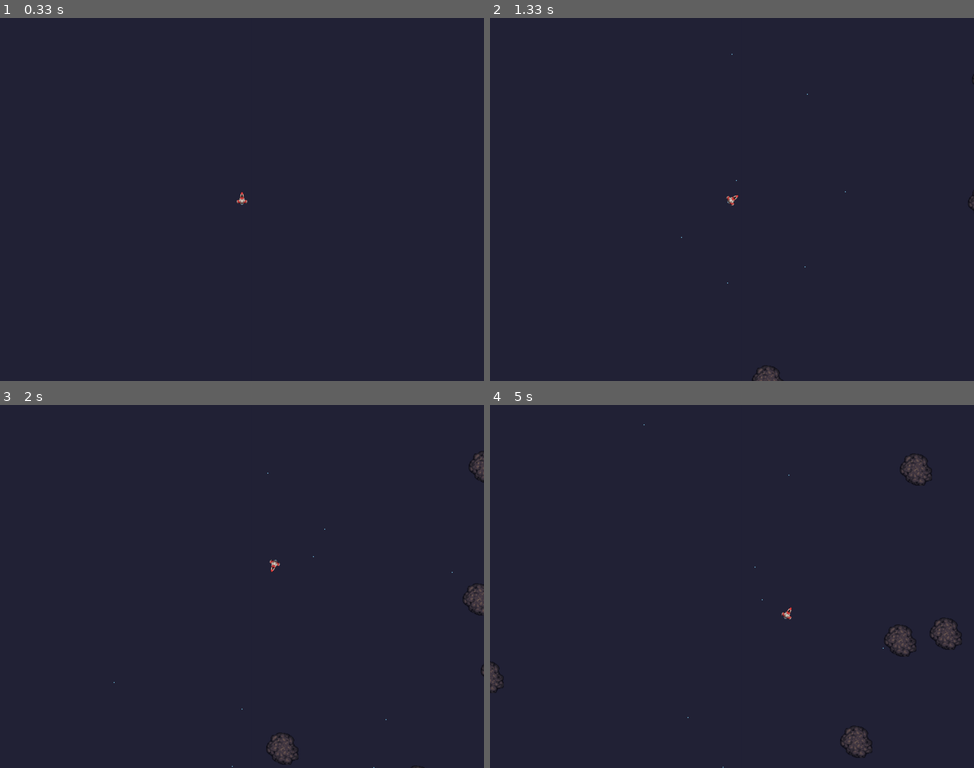
Above: before the commit, frames 1-4 (two rows, left to right).
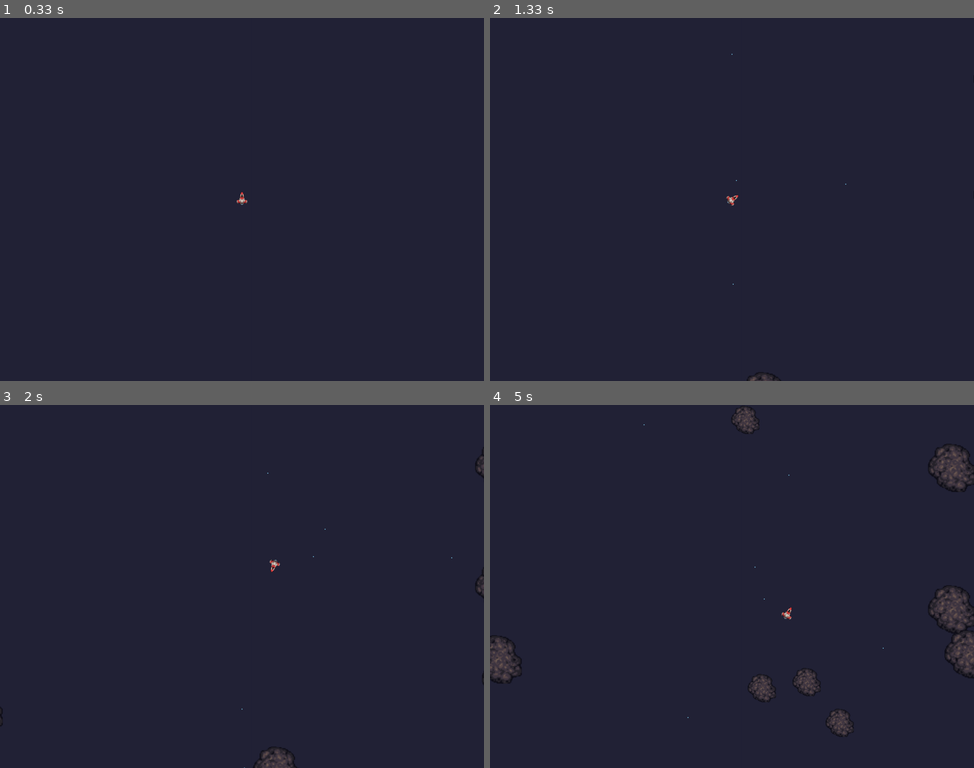
Above: after the commit, the same moments.

Repository: mattstoneham/Pygame
Game: pygame game, started from asteroids/asteroids.py
The game is run twice, just before and just after one commit, with the same random seed, the same clock (stepped at 60 frames per second) and the same inputs.
Inputs:
- Up to frame 1 (0.33 s): no input
- Up to frame 2 (1.33 s): hold Space 0.33-0.8 s; hold D 0.33-0.8 s; hold D 0.83-1.3 s; tap Space at 0.9, 1.2 s
- Up to frame 3 (2 s): hold W 1.33-1.63 s; tap Space at 1.4, 1.73 s; hold D from 1.67 s (still down)
- Up to frame 4 (5 s): tap Space at 2.03, 2.23, 2.53, 2.8, 3.1, 3.23, 3.63, 3.93, 4.3, 4.6, 4.8 s; release D at 2.13 s; hold A 2.17-2.7 s; hold A 2.73-3.13 s; hold W 3.17-3.53 s; hold D 3.57-4.2 s; hold A 4.23-4.7 s; hold D from 4.73 s (still down)

Frame 1 is identical in both runs. In frame 2, 0.1% of the frame differs, in the area x 39-100%, y 15-100%; in frame 3, 0.6%; in frame 4, 3.2%, in the area x 0-100%, y 0-100%.

Commit message:
Asteroids now spawn four smaller ones on death for first two stages, with min/max motion vectors scaled so smaller ones have a higher velocity

Diff:
--- a/asteroids/asteroids.py
+++ b/asteroids/asteroids.py
@@ -4,10 +4,6 @@
 from pygame.locals import *
 import numpy as np
 import random
-
-
-
-
 
 
 # global variables
@@ -20,7 +16,7 @@
 projectile_sprites = pygame.sprite.Group()
 
 
-class Window():
+class Window(object):
 
     DISPLAYSURF = ''
     WINDOWSIZE=(1200, 900)
@@ -32,7 +28,6 @@
 
     def get_center(self):
         return (int(self.WINDOWSIZE[0] / 2), int(self.WINDOWSIZE[1] / 2))
-
 
 
 class SpaceObject(pygame.sprite.Sprite):
@@ -61,7 +56,6 @@
         self.image = self.image_original.copy()
 
         self.rebuild() # reset rect, radius and screen wrap padding values to new loaded image
-
 
     def rebuild(self):  # rebuilds sprite details - rect, radius and screen wrap padding
         self.rect = self.image.get_rect()
@@ -73,11 +67,8 @@
         else:
             self.radius = rectsize[1] / 2
 
-
     def on_health_zero(self):
         pygame.sprite.Sprite.kill(self)
-
-
 
     def on_collide(self, colliding_object, callback=True):
         # what to do when a collision is detected
@@ -87,7 +78,6 @@
         if callback:
             colliding_object.on_collide(self, callback=False)
 
-
     def collision_check(self, objects=[]):
         # checks for collisions against sprites in passed list
         for object in objects:
@@ -95,9 +85,6 @@
                 #print('collision event: {0} {1}'.format(self, object))
                 self.on_collide(colliding_object=object)
                 break  # run no further collision checks if collide detected
-
-
-
 
     def set_wraparound(self):
         # wraparound behaviour, false by default. This method can be overwritten to modify this (see Asteroid class)
@@ -125,7 +112,6 @@
             # unless heath has dropped to zero or below
             print('{0} health reached zero'.format(self))
             self.on_health_zero()
-
 
 
 class Player(pygame.sprite.Sprite):
@@ -156,7 +142,7 @@
         self.rotate_step = self.MIN_ROTATION_STEP
         self.last_rotate_direction = None
         self.last_fire = 0 # time in milliseconds since last fired
-        self.fire_speed = 100 # interval in millisecond between firing
+        self.firing_interval = 200 # interval in millisecond between firing
         self.projectile_speed = 3  # speed of fired projectile
 
         self.window = window  # store a link to the window obj so we can query info about it
@@ -207,7 +193,7 @@
 
     def update(self):
 
-    # update rotation
+        # update rotation
         # decay the rotation step
         self.rotate_step = (self.rotate_step / 100) * self.ROTATION_DECAY
         self.rotate_step = np.clip(self.rotate_step, self.MIN_ROTATION_STEP, self.MAX_ROTATION_STEP)
@@ -222,9 +208,7 @@
         self.rect.center = old_center  # ... and position it in the same center as the previous one
         self.image.set_colorkey(COLOURS['BLACK'])  # new image, so need to colour key
 
-
-    # update position
-
+        # update position
         # decay the main vector
         self.motion_vector.x = (self.motion_vector.x / 100) * self.INERTIA
         self.motion_vector.y = (self.motion_vector.y / 100) * self.INERTIA
@@ -244,7 +228,7 @@
         # finally, update the rect position by assigning the vect to rect.center
         self.rect.center = self.position
 
-        #self.last_update = timenow
+        # self.last_update = timenow
         self.image_original = self.ship_original.copy()
 
 
@@ -252,27 +236,28 @@
 
     # static properties
     TYPE = 'Asteroid'
-    MIN_VECTOR = 0.1
-    MAX_VECTOR = 0.75
     MIN_ROTATE_SPEED = 0
     MAX_ROTATE_SPEED = 10
     SPAWN_SCREEN_PAD = -100
 
     # resource definitions
-    asteroid_sprites_a = {1: 'asteroid_01_a.png', 2: 'asteroid_02_a.png', 3: 'asteroid_03_a.png'}
-    asteroid_sprites_b = {1: 'asteroid_01_a.png', 2: 'asteroid_02_a.png', 3: 'asteroid_03_a.png'}
-    asteroid_sprites_c = {1: 'asteroid_01_a.png', 2: 'asteroid_02_a.png', 3: 'asteroid_03_a.png'}
-    asteroid_sprites_d = {1: 'asteroid_01_a.png', 2: 'asteroid_02_a.png', 3: 'asteroid_03_a.png'}
-
-    def __init__(self, window):  # class constructor
+    asteroid_sprites_a = {1: 'asteroid_01_a.png', 2: 'asteroid_01_a.png', 3: 'asteroid_01_a.png'}
+    asteroid_sprites_b = {1: 'asteroid_01_a.png', 2: 'asteroid_01_a.png', 3: 'asteroid_01_a.png'}
+    asteroid_sprites_c = {1: 'asteroid_01_a.png', 2: 'asteroid_01_a.png', 3: 'asteroid_01_a.png'}
+    asteroid_sprites_d = {1: 'asteroid_01_a.png', 2: 'asteroid_01_a.png', 3: 'asteroid_01_a.png'}
+
+    def __init__(self, window, stage=1, spawn_position=False):  # class constructor
         SpaceObject.__init__(self, window)  # init the parent class
 
         self.window = window
 
-        self.rotation_speed = 1
-        self.stage = 1
+        self.stage = stage
         self.health = 100
         self.do_collision_check = False
+        self.min_velocity = 0.05     # default values for 100 x 100 sprite
+        self.max_velocity = 0.4    # default values for 100 x 100 sprite
+        self.rotation_speed = 1     # default values for 100 x 100 sprite
+
 
 
         # pick random sprite set
@@ -280,46 +265,69 @@
         self.asteroid_sprites = np.random.choice([self.asteroid_sprites_a, self.asteroid_sprites_b,
                                                   self.asteroid_sprites_c, self.asteroid_sprites_d], 1)[0]
         self.image_original = pygame.image.load(os.path.join(SPRITEDIR, self.asteroid_sprites[self.stage]))
-        self.image_original = pygame.transform.smoothscale(self.image_original, (80, 80))
+
+        # this is temporary, need some art at this resolution
+        if stage == 1:
+            self.image_original = pygame.transform.smoothscale(self.image_original, (120, 120))
+        if stage == 2:
+            self.image_original = pygame.transform.smoothscale(self.image_original, (70, 70))
+            self.min_velocity *= 2
+            self.max_velocity *= 2
+        if stage == 3:
+            self.image_original = pygame.transform.smoothscale(self.image_original, (35, 35))
+            self.min_velocity *= 4
+            self.max_velocity *= 4
+
         self.image = self.image_original.copy()
         self.image.set_colorkey((COLOURS['BLACK']))
 
         self.rebuild()  # reset rect, radius and screen wrap padding values to new loaded image
 
-
         # SPAWNING
 
-        # pick random side to spawn - top, left, right, bottom
-        spawnside = np.random.choice(['top', 'bottom', 'left', 'right'], 1)[0]
-
         # build polar vector of x = 0, y = rand min->max
-        self.motion_vector = pygame.Vector2(0, random.uniform(self.MIN_VECTOR, self.MAX_VECTOR))
-
-        # pick random (range constrained) position and vector rotate to start
-        if spawnside == 'top':
-            self.position = pygame.Vector2(random.randint(0, window.WINDOWSIZE[0]), self.SPAWN_SCREEN_PAD)
-            self.motion_vector = self.motion_vector.rotate((random.randint(-80, 80)) - 1)
-        if spawnside == 'left':
-            self.position = pygame.Vector2(self.SPAWN_SCREEN_PAD, random.randint(0, window.WINDOWSIZE[1]))
-            self.motion_vector = self.motion_vector.rotate((random.randint(10, 170)) * -1)
-        if spawnside == 'right':
-            self.position = pygame.Vector2(window.WINDOWSIZE[0] - self.SPAWN_SCREEN_PAD,
-                                           random.randint(0, window.WINDOWSIZE[1]))
-            self.motion_vector = self.motion_vector.rotate((random.randint(190, 350)) * -1)
-        if spawnside == 'bottom':
-            self.position = pygame.Vector2(random.randint(0, window.WINDOWSIZE[0]),
-                                           window.WINDOWSIZE[1] - self.SPAWN_SCREEN_PAD)
-            self.motion_vector = self.motion_vector.rotate((random.randint(100, 260)) - 1)
+        self.motion_vector = pygame.Vector2(0, random.uniform(self.min_velocity, self.max_velocity))
+
+        if spawn_position:
+            #print('spawning asteroid at position {0}'.format(spawn_position))
+            # spawn at given position
+            self.position = pygame.Vector2(spawn_position[0], spawn_position[1])
+            self.motion_vector = self.motion_vector.rotate(random.randint(0, 360))
+        else:
+            #print('Spawning asteroid randomly off screen')
+            # pick random side to spawn - top, left, right, bottom
+            spawnside = np.random.choice(['top', 'bottom', 'left', 'right'], 1)[0]
+            # pick random (range constrained) position and vector rotate to start
+            if spawnside == 'top':
+                self.position = pygame.Vector2(random.randint(0, window.WINDOWSIZE[0]), self.SPAWN_SCREEN_PAD)
+                self.motion_vector = self.motion_vector.rotate((random.randint(-80, 80)) - 1)
+            if spawnside == 'left':
+                self.position = pygame.Vector2(self.SPAWN_SCREEN_PAD, random.randint(0, window.WINDOWSIZE[1]))
+                self.motion_vector = self.motion_vector.rotate((random.randint(10, 170)) * -1)
+            if spawnside == 'right':
+                self.position = pygame.Vector2(window.WINDOWSIZE[0] - self.SPAWN_SCREEN_PAD,
+                                               random.randint(0, window.WINDOWSIZE[1]))
+                self.motion_vector = self.motion_vector.rotate((random.randint(190, 350)) * -1)
+            if spawnside == 'bottom':
+                self.position = pygame.Vector2(random.randint(0, window.WINDOWSIZE[0]),
+                                               window.WINDOWSIZE[1] - self.SPAWN_SCREEN_PAD)
+                self.motion_vector = self.motion_vector.rotate((random.randint(100, 260)) - 1)
 
         self.rect.center = self.position
-
-
 
     def set_wraparound(self):  # overrides inherited method to allow spawning off screen, with wraparound set to true once visible
         if self.position.x > 0 and self.position.x < self.window.WINDOWSIZE[0]:
             if self.position.y > 0 and self.position.y < self.window.WINDOWSIZE[1]:
                 self.wraparound = True
         return self.wraparound
+
+    def on_health_zero(self):
+        if not self.stage == 3:
+            for i in range(4):
+                #print('Spawning new asteroids')
+                ast = Asteroid(self.window, stage=self.stage+1, spawn_position=self.rect.center)
+                asteroid_sprites.add(ast)
+        pygame.sprite.Sprite.kill(self)
 
 
 class Projectile(SpaceObject):
@@ -424,7 +432,7 @@
         if keystate[pygame.K_w]:
             player.thrust()
         if keystate[pygame.K_SPACE]:
-            if (timenow - player.last_fire) > player.fire_speed:
+            if (timenow - player.last_fire) > player.firing_interval:
                 # instance the projectile class here
 
                 projectile = Projectile(window=window, position=player.position, ship_vector=player.motion_vector,
